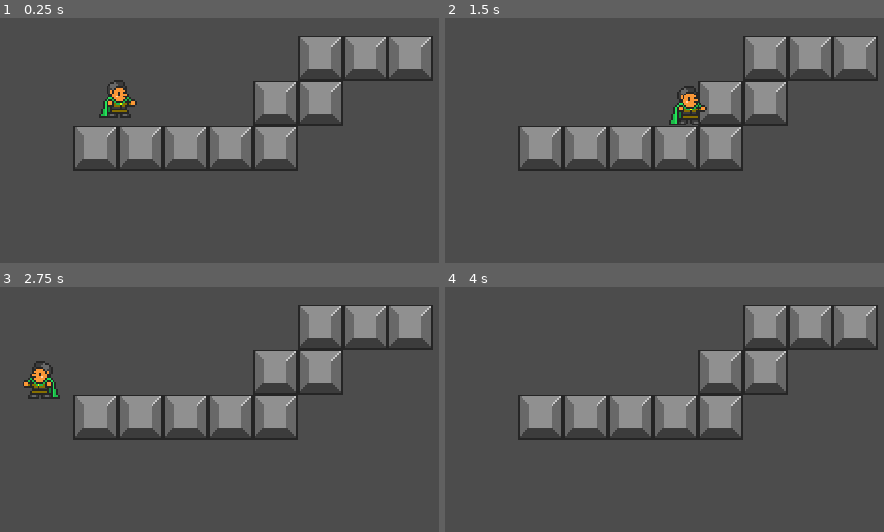
Above: before the commit, frames 1-4 (two rows, left to right).
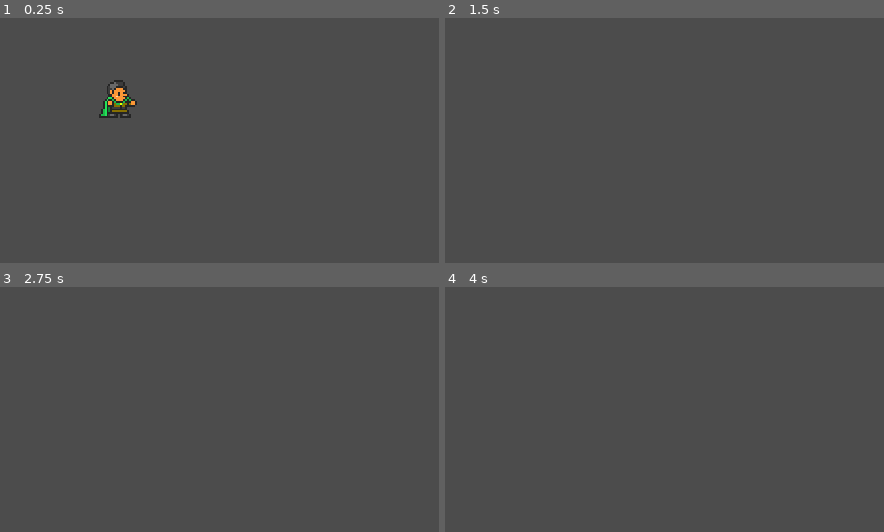
Above: after the commit, the same moments.

Repository: nuzcraft/GodotPlatformerTutorial
Game: Godot game, scene res://World.tscn
Two runs of this game, one before a commit and one after it. Both use one fixed random seed, a clock stepped at 60 frames per second and the inputs below.
Inputs:
- Up to frame 1 (0.25 s): no input
- Up to frame 2 (1.5 s): hold Right (ui_right) from 0.53 s (still down); tap Up (ui_up) at 0.77 s; tap Enter at 1.25 s
- Up to frame 3 (2.75 s): tap Up (ui_up) at 1.52 s; tap Space at 2 s; release Right (ui_right) at 2.03 s; hold Left (ui_left) from 2.03 s (still down)
- Up to frame 4 (4 s): release Left (ui_left) at 2.78 s; hold Right (ui_right) from 2.78 s (still down); tap Up (ui_up) at 3.02, 3.77 s; tap Enter at 3.5 s

The runs differ from the first frame. In frame 1, 16% of the frame differs, in the area x 16-99%, y 7-63%; in frame 2, 16%; in frame 3, 16%, in the area x 5-99%, y 7-63%; in frame 4, 16%.

Commit message:
working on adding a tilemap

Diff:
--- a/Player.gd
+++ b/Player.gd
@@ -4,6 +4,7 @@
 export(int) var JUMP_RELEASE_FORCE = -80
 export(int) var GRAVITY = 12
 export(int) var FORCE_FALL_GRAVITY = 8
+export(int) var MAX_GRAVITY = 40
 export(int) var FRICTION = 35
 export(int) var HORIZONTAL_ACCELERATION = 25
 export(int) var HORIZONTAL_MAX_SPEED = 165
@@ -46,6 +47,7 @@
 
 func apply_gravity():
 	velocity.y += GRAVITY
+	velocity.y = min(velocity.y, MAX_GRAVITY)
 
 func apply_friction():
 	velocity.x = move_toward(velocity.x, 0, FRICTION)
--- /dev/null
+++ b/TileMap.tscn
@@ -0,0 +1,8 @@
+[gd_scene load_steps=2 format=2]
+
+[sub_resource type="TileSet" id=1]
+
+[node name="TileMap" type="TileMap"]
+tile_set = SubResource( 1 )
+cell_size = Vector2( 24, 24 )
+format = 1
--- a/World.tscn
+++ b/World.tscn
@@ -1,39 +1,9 @@
-[gd_scene load_steps=3 format=2]
+[gd_scene load_steps=2 format=2]
 
-[ext_resource path="res://Block.tscn" type="PackedScene" id=1]
 [ext_resource path="res://Player.tscn" type="PackedScene" id=2]
 
 [node name="World" type="Node2D"]
 
-[node name="Block" parent="." instance=ExtResource( 1 )]
-position = Vector2( 108, 144 )
-
-[node name="Block2" parent="." instance=ExtResource( 1 )]
-position = Vector2( 132, 144 )
-
-[node name="Block3" parent="." instance=ExtResource( 1 )]
-position = Vector2( 180, 144 )
-
-[node name="Block5" parent="." instance=ExtResource( 1 )]
-position = Vector2( 156, 144 )
-
-[node name="Block4" parent="." instance=ExtResource( 1 )]
-position = Vector2( 204, 144 )
-
-[node name="Block6" parent="." instance=ExtResource( 1 )]
-position = Vector2( 204, 120 )
-
-[node name="Block7" parent="." instance=ExtResource( 1 )]
-position = Vector2( 228, 120 )
-
-[node name="Block8" parent="." instance=ExtResource( 1 )]
-position = Vector2( 228, 96 )
-
-[node name="Block9" parent="." instance=ExtResource( 1 )]
-position = Vector2( 252, 96 )
-
-[node name="Block10" parent="." instance=ExtResource( 1 )]
-position = Vector2( 276, 96 )
-
 [node name="Player" parent="." instance=ExtResource( 2 )]
 position = Vector2( 120, 84 )
+MAX_GRAVITY = 300
